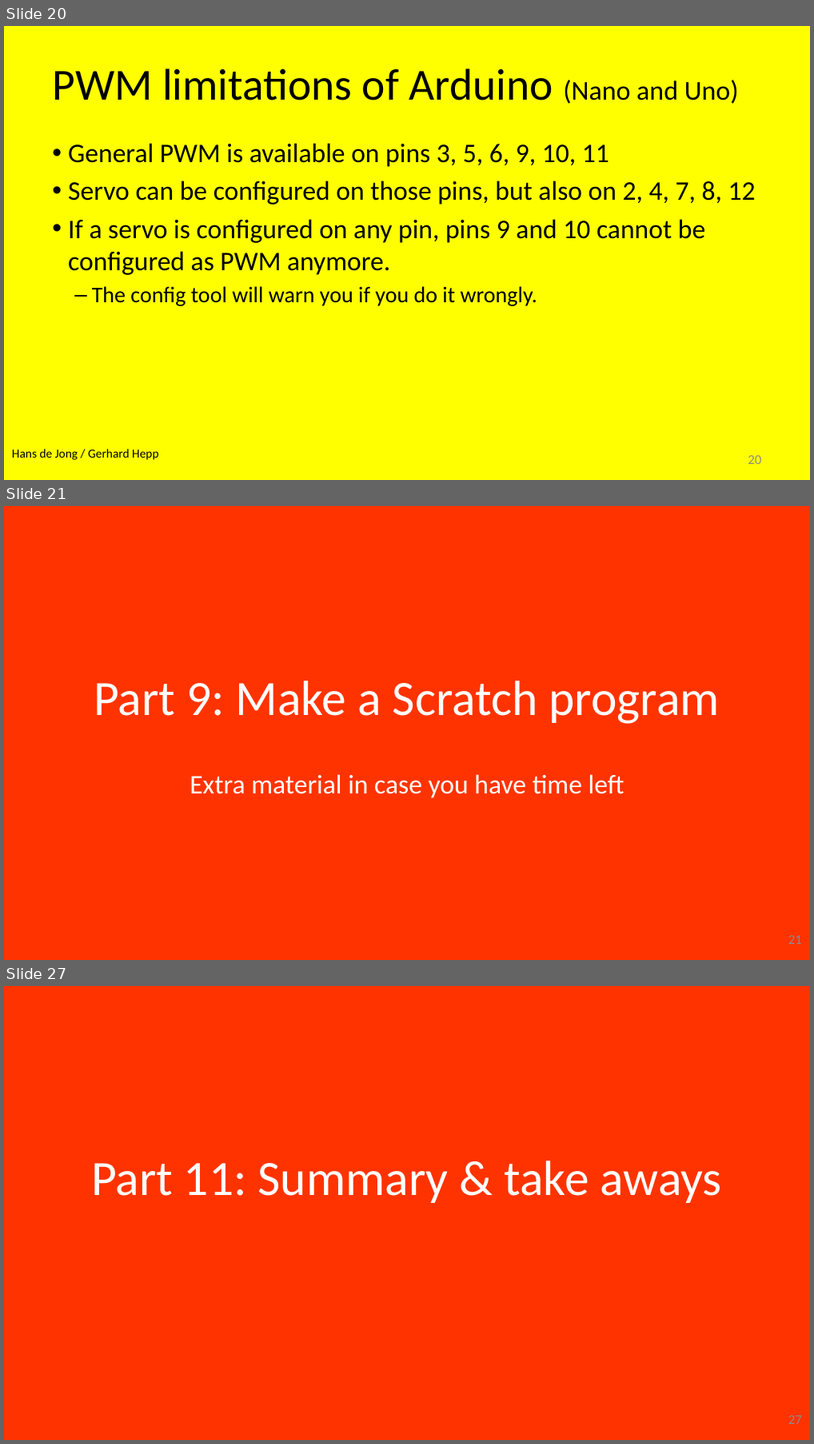
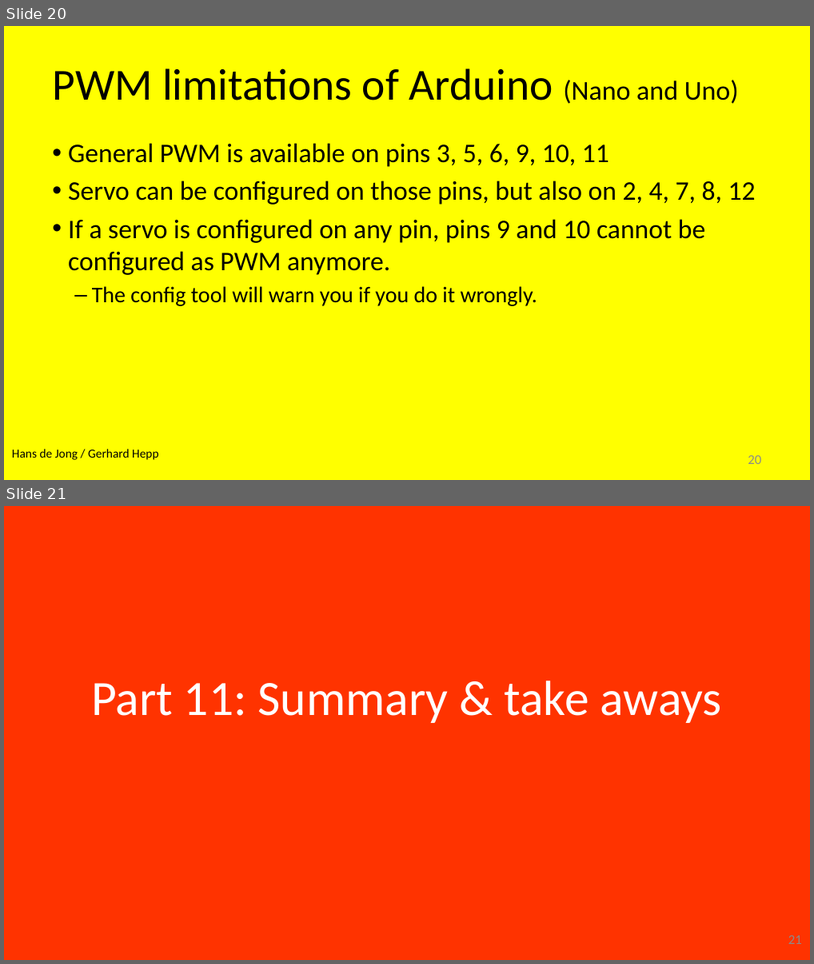
Before and after one commit to hansdejongehv/scratchClient-Tutorials, a slide deck: scratchClientTutorial/UK---English/UK - 2 - scratchCl Intermediate Tutorial.pptx. Shown one above the other, each under a label of ours: slides 20, 21 and 27 before the commit, slides 20 and 21 after it; the slides between them are not shown. The pictures are 814x1444 and 814x964 pixels, drawn with LibreOffice and Linux fonts; fonts in the diff are those of the drawing; background and template pictures are left out. Boxes give left, top, right and bottom in pixels: in the first picture for what was removed or moved away, otherwise in the second. Text is boxed around its words. In the diff, an @@ line names an element or a change of style, - is before the commit and + after.

```diff
--- a/scratchClientTutorial/UK---English/UK - 2 - scratchCl Intermediate Tutorial.pptx
+++ b/scratchClientTutorial/UK---English/UK - 2 - scratchCl Intermediate Tutorial.pptx
@@ slide 21 removed at box(4, 506, 810, 960), background #FF3300 @@
@@ title removed at box(94, 680, 720, 724) @@
-Part 9: Make a Scratch program
@@ subtitle removed at box(190, 774, 625, 798) @@
-Extra material in case you have time left
@@ page number removed at box(789, 935, 802, 944) @@
-21
@@ what was slide 27 is now slide 21 @@
@@ page number at box(789, 935, 802, 944): text changed @@
-27
+21
```
Also in this commit, not shown: 9 slides changed, 11 other slides removed, 21 other files.
